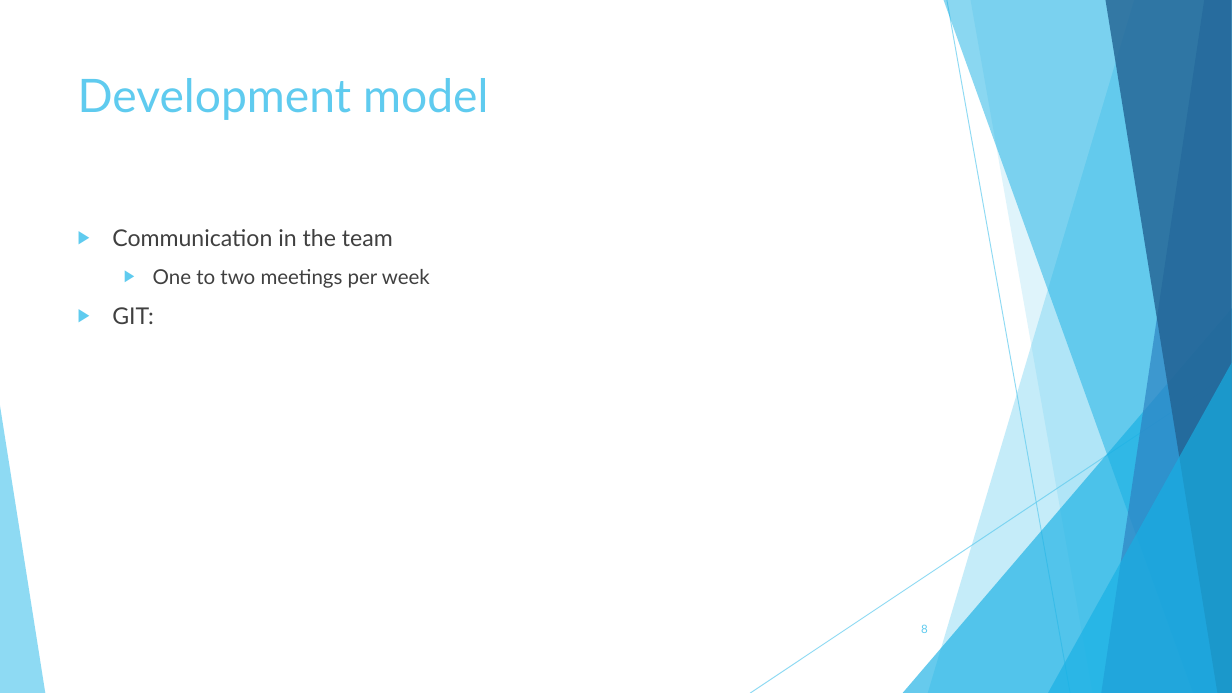
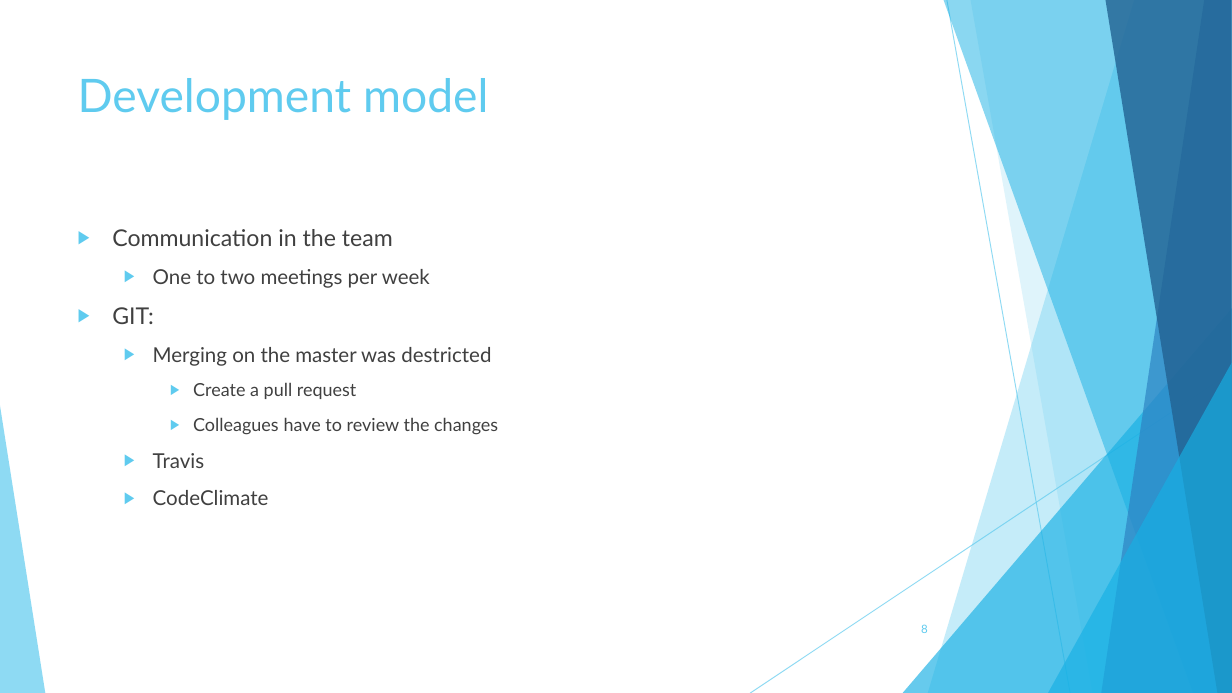
Before and after one commit to TheSlimvReal/PSE---LA-meets-ML, a slide deck: slide 8 of Implementation Sheet/Impl_sheet_presentation.pptx. Drawn at 1232x693 pixels with LibreOffice and Linux fonts; fonts in the diff are those of the drawing. Boxes give left, top, right and bottom in pixels: in the first picture for what was removed or moved away, otherwise in the second. Text is boxed around its words. In the diff, an @@ line names an element or a change of style, - is before the commit and + after.

Commit message:
added git to presentation

```diff
--- a/Implementation Sheet/Impl_sheet_presentation.pptx
+++ b/Implementation Sheet/Impl_sheet_presentation.pptx
@@ text at <box>153,347,498,505</box>: paragraphs added @@
+  ▶ Merging on the master was destricted
+    ▶ Create a pull request
+    ▶ Colleagues have to review the changes
+  ▶ Travis
+  ▶ CodeClimate
```
Also in this commit, not shown: 3 other slides changed.
